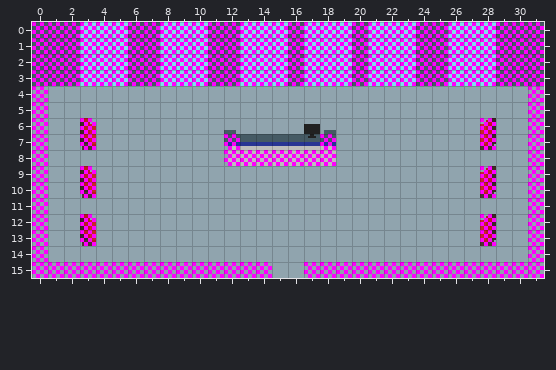
Two versions of a level (Tiled map, Sumimasen/core/assets/maps/noodle.tmx). That is the earlier state.
Cells are 8x8 px. Shown: x 0..31, y 0..15.
After:
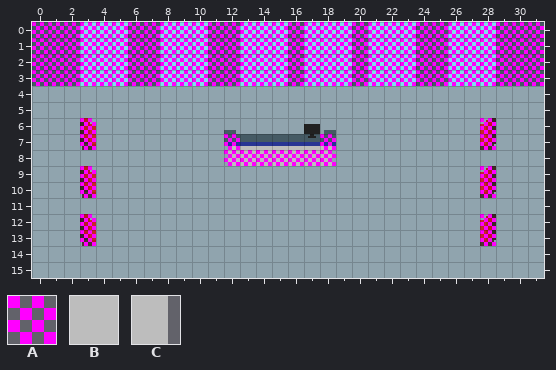
Key: from "tileset": A 128, B 298, C 300.
_ is an empty cell, . an unchanged one.
Diff:
--- layer "Floating"
@@ x 18..18 @@
- 8 B
+ 8 C
--- layer "Collision"
@@ x 0..31 @@
- 4 A..............................A
- 5 A..............................A
- 6 A..............................A
- 7 A..............................A
- 8 A..............................A
- 9 A..............................A
-10 A..............................A
-11 A..............................A
-12 A..............................A
-13 A..............................A
-14 A..............................A
-15 AAAAAAAAAAAAAAA..AAAAAAAAAAAAAAA
+ 4 _.............................._
+ 5 _.............................._
+ 6 _.............................._
+ 7 _.............................._
+ 8 _.............................._
+ 9 _.............................._
+10 _.............................._
+11 _.............................._
+12 _.............................._
+13 _.............................._
+14 _.............................._
+15 _______________.._______________
Where, in picture pixels (left, top, right, bottom), the same in both pictures:
removed: (32, 86, 272, 278)
changed: (304, 86, 544, 278)
